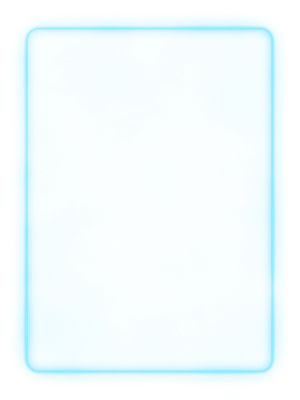
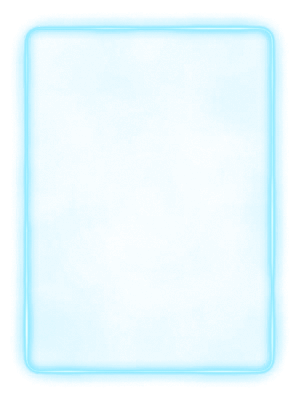
Comparing the layer stacks of the two 300 × 400 images. Changes:
added layer "Layer 0 copy 10" above "Layer 0 copy 9" over [16, 18, 283, 382]
added layer "Layer 0 copy 9" above "Layer 0 copy 8" over [16, 18, 283, 382]
added layer "Layer 0 copy 8" (20%) above "Layer 0 copy 2" over [11, 13, 288, 387]
added layer "Layer 0 copy 2" above "Layer 0 copy" over [11, 13, 288, 387]
